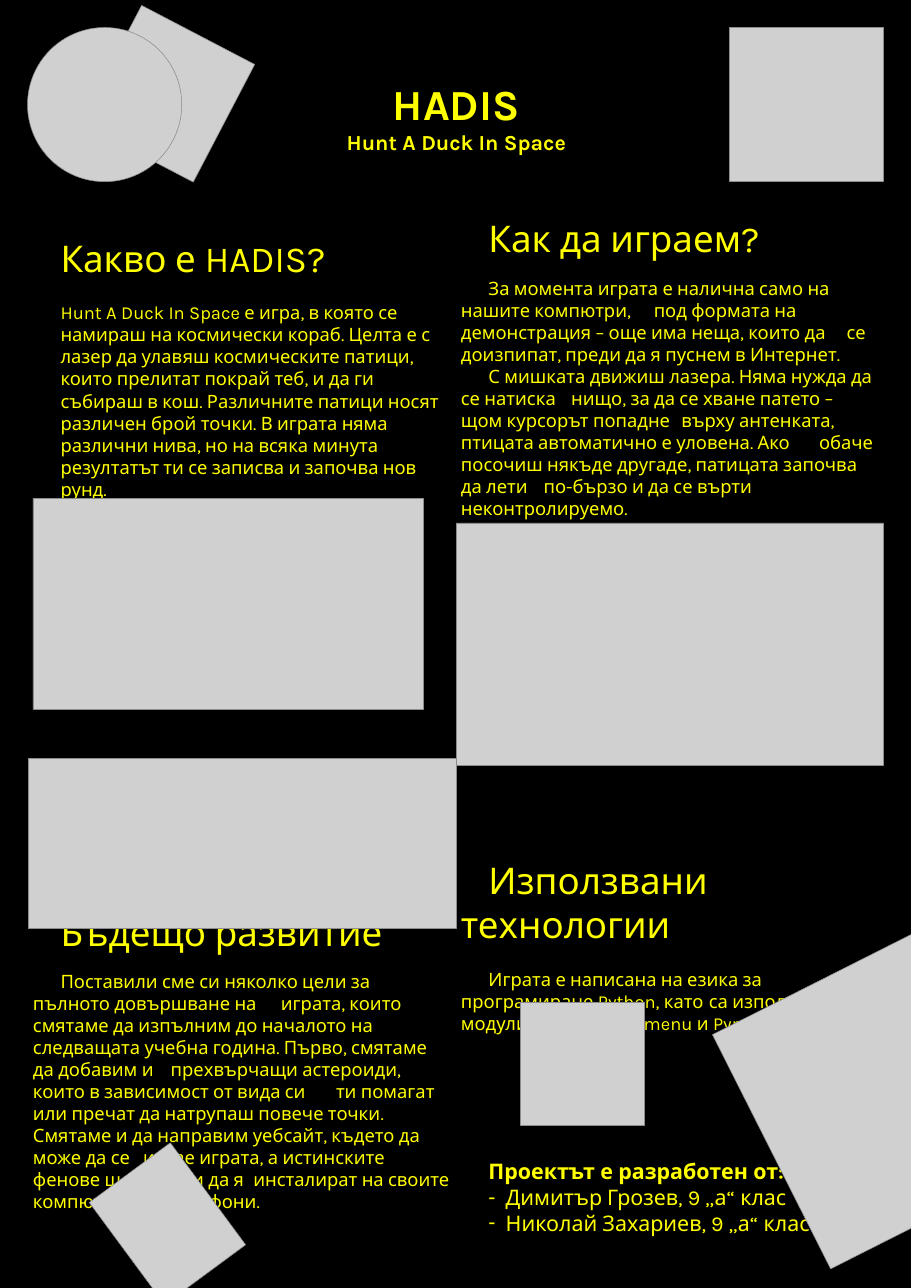
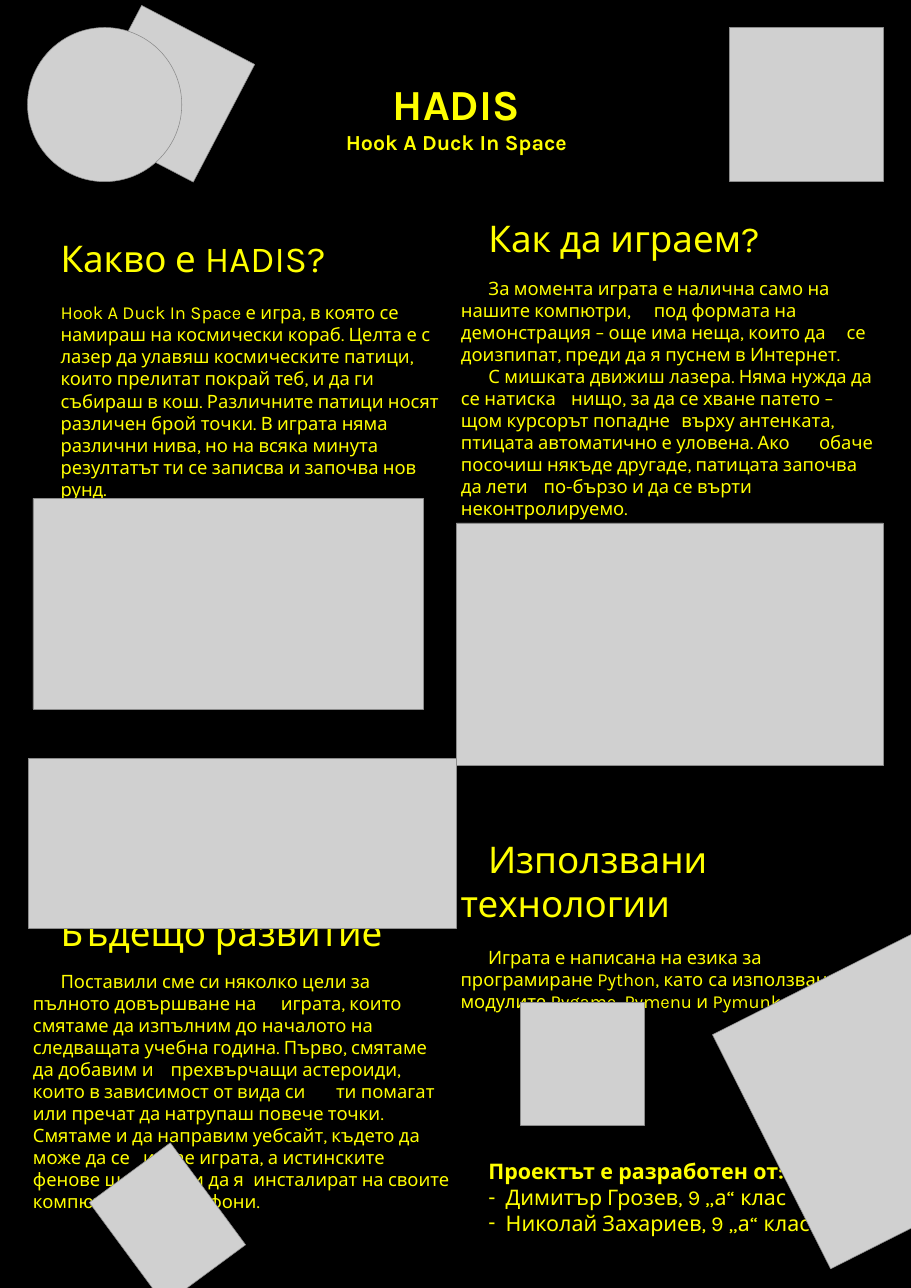
Before and after one commit to NickZach2036/HADIS, a slide deck: slide 2 of Пенокартон_HADIS.pptx. Drawn at 911x1288 pixels with LibreOffice and Linux fonts; fonts in the diff are those of the drawing; grey boxes stand for pictures; background and template pictures are left out. Boxes give left, top, right and bottom in pixels: in the first picture for what was removed or moved away, otherwise in the second. Text is boxed around its words. In the diff, an @@ line names an element or a change of style, - is before the commit and + after.

```diff
--- a/Пенокартон_HADIS.pptx
+++ b/Пенокартон_HADIS.pptx
@@ text at (x1=346, y1=91, x2=567, y2=155): text changed @@
-HADIS
-Hunt A Duck In Space
+HADIS
+Hook A Duck In Space
@@ text at (x1=61, y1=306, x2=439, y2=502): text changed @@
-  Hunt A Duck In Space е игра, в която се намираш на космически кораб. Целта е с лазер да улавяш космическите патици, които прелитат покрай теб, и да ги събираш в кош. Различните патици носят различен брой точки. В играта няма различни нива, но на всяка минута резултатът ти се записва и започва нов рунд.
+  Hook A Duck In Space е игра, в която се намираш на космически кораб. Целта е с лазер да улавяш космическите патици, които прелитат покрай теб, и да ги събираш в кош. Различните патици носят различен брой точки. В играта няма различни нива, но на всяка минута резултатът ти се записва и започва нов рунд.
@@ text "Използвани технологии" rewrapped from (x1=461, y1=867, x2=839, y2=1036) to (x1=461, y1=846, x2=856, y2=1014) @@
```
Also in this commit, not shown: 1 other slide changed, 19 other files.
